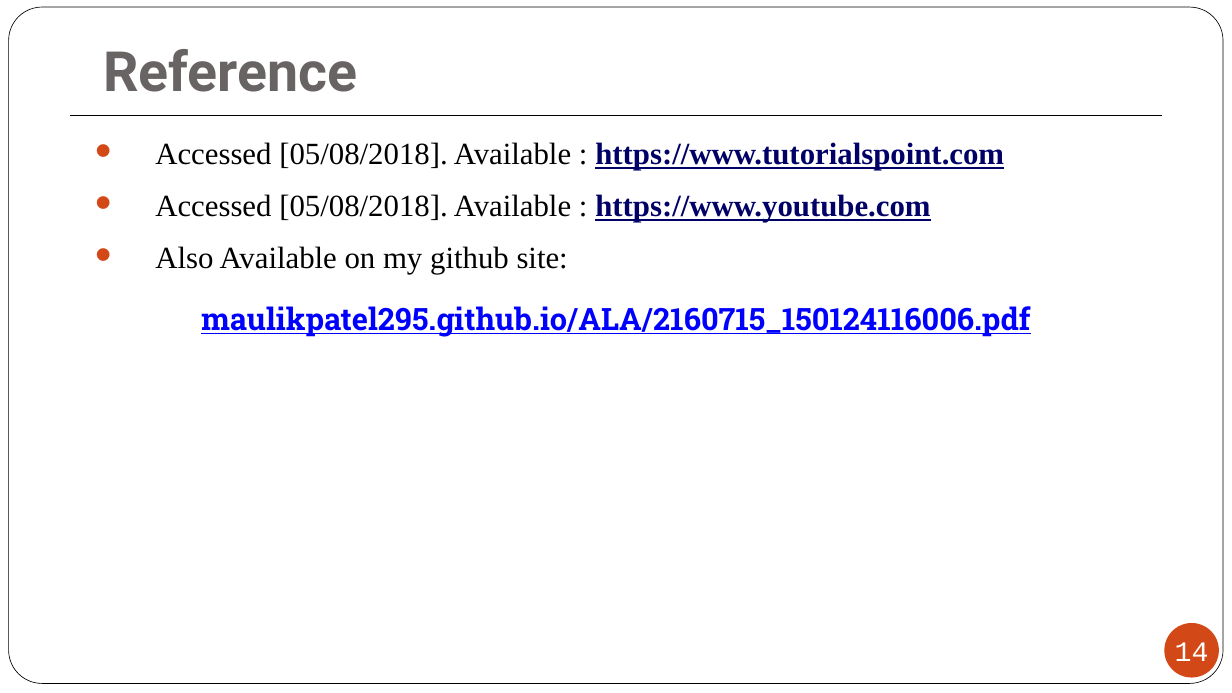
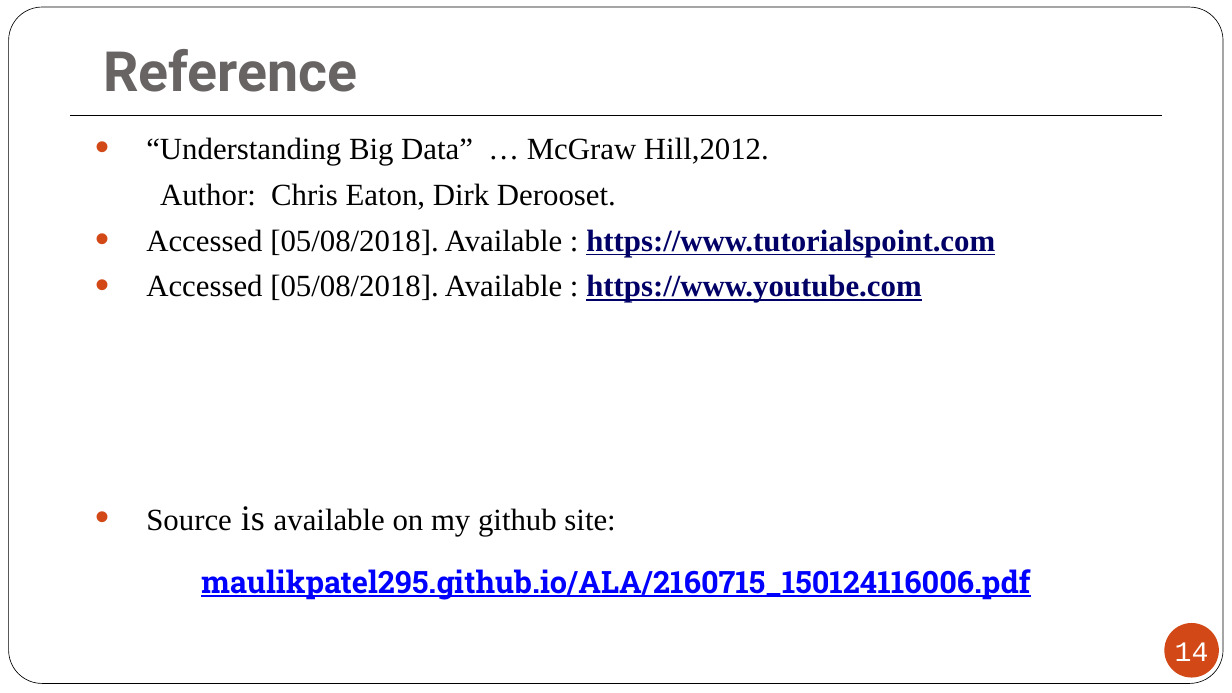
Before and after one commit to MaulikPatel295/MaulikPatel295, a slide deck: slide 14 of ALA/sem7/2170715_150124116006.pptx. Drawn at 1232x693 pixels with LibreOffice and Linux fonts; fonts in the diff are those of the drawing. Boxes give left, top, right and bottom in pixels: in the first picture for what was removed or moved away, otherwise in the second. Text is boxed around its words. In the diff, an @@ line names an element or a change of style, - is before the commit and + after.

```diff
--- a/ALA/sem7/2170715_150124116006.pptx
+++ b/ALA/sem7/2170715_150124116006.pptx
@@ text at bbox=[146, 137, 769, 210]: paragraphs added @@
+• “Understanding Big Data” … McGraw Hill,2012.
+Author: Chris Eaton, Dirk Derooset.
@@ text at bbox=[146, 506, 615, 536]: text changed @@
-• Also Available on my github site:
+• Source is available on my github site:
```
Also in this commit, not shown: 10 other slides changed, 1 slide added, 1 slide removed, 1 other file.
